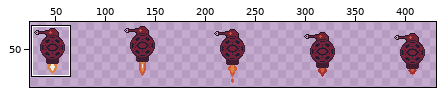
File history of a sprite sheet, art/Enemies/Cyber-Droid/droid-shooter-idle.png. Above, an overview of the earlier version with the close-up marked.
Close-up. As it was:
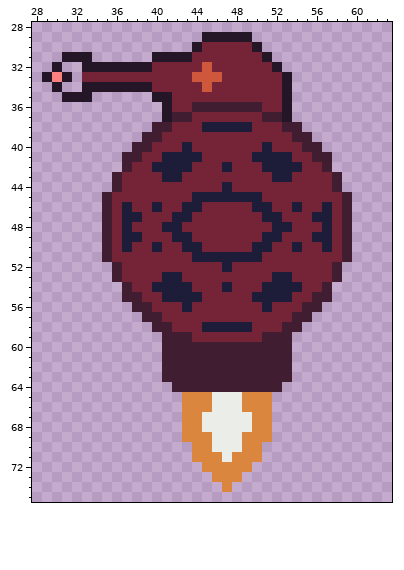
The file is 450x92 pixels. Shown: x 28..63, y 28..75. The wide view leaves out empty margins. The commit also changed other parts of the picture, which this record leaves out.
The same view after the edit:
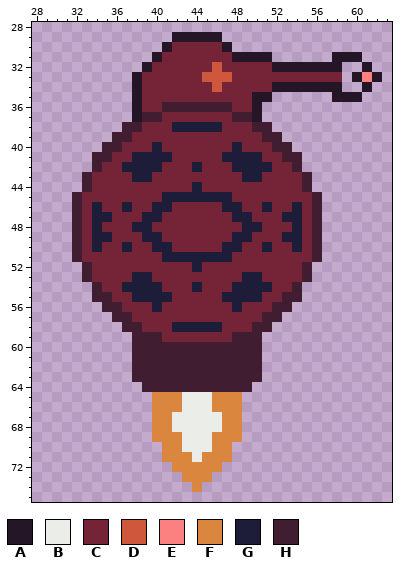
Palette (. is transparent): A #241527  B #ebede9  C #752438  D #cf573c  E #fb8181  F #da863e  G #1e1d39  H #411d31
Diff:
Changed rows in their new state; - is an unchanged pixel.
first column x 29:
29 -------------AAA--...-------------
30 ------------ACCC--A...------------
31 --...-------CCC----AAA-------AAA--
32 -.--......------CD------AAAAAA--A-
33 ...-.....A-----C--D-----CCCCCC-AEA
34 -.--.....-C-----CD-----A-AAAAA--A-
35 --...----ACCC--------AA..----AAA--
36 ---------ACCHHH----CCA...---------
37 ---------AHHCCC----HHA...---------
38 --------HHCCCGGG--CCCHH...--------
39 -------HHCCC----------HH...-------
40 ------HHCCCG--C----G--CHH...------
41 -----HHCCGGG-CCC--GGG-CCHH...-----
42 -----HCCGGG-CCCG--CGGG-CCH...-----
43 ----HCCC-GG-CC------GG-CC-H...----
44 ----HCCC-------G--C-------H...----
45 ---HCCC-----GGG----CCC-----H...---
46 ---HCGC-----G-CC--GG-C-----H...---
47 ---HCGG-CCGG-CC----GG-CCGG-H...---
48 ---HCGC-CGG-CC------GG-CCG-H...---
49 ---HCGG-CCGG-CC----GG-CCGG-H...---
50 ---HCGC-----G-CC--GG-C-----H...---
51 ---HCCC-----GGG----CCC-----H...---
52 ----HCCC-------G--C-------H...----
53 ----HCCC-GG-CC------GG-CC-H...----
54 -----HCCGGG-CCCG--CGGG-CCH...-----
55 -----HHCCGGG-CCC--GGG-CCHH...-----
56 ------HHCCCG--C----G--CHH...------
57 -------HHCCC----------HH...-------
58 --------HHCCCGGG--CCCHH...--------
59 ---------HHHCCC----HHH...---------
60 ---------HHH----------...---------
61 ---------HHH----------...---------
62 ---------HHH----------...---------
63 ---------HHH----------...---------
64 ----------HHH--------...----------
65 -----------FFFBBBFFF...-----------
66 -----------FFFBBBFFF...-----------
67 -----------FFBBB--FF...-----------
68 -----------FFBBB--FF...-----------
69 -----------FFFBBBFFF...-----------
70 ------------FFBBBFF...------------
71 ------------FFFB--F...------------
72 -------------FFF--...-------------
73 --------------FFF...--------------
74 ---------------F--.---------------
Where, in picture pixels (left, top, right, bottom), the same in both close-ups:
changed: (42, 32, 382, 492)
